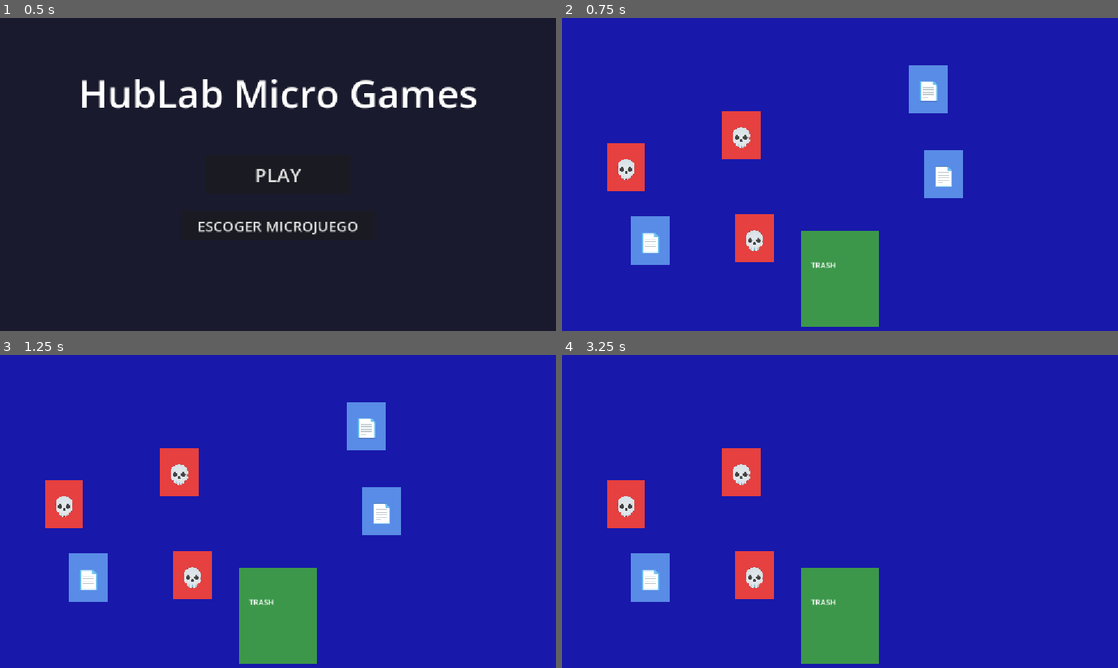
Above: before the commit, frames 1-4 (two rows, left to right).
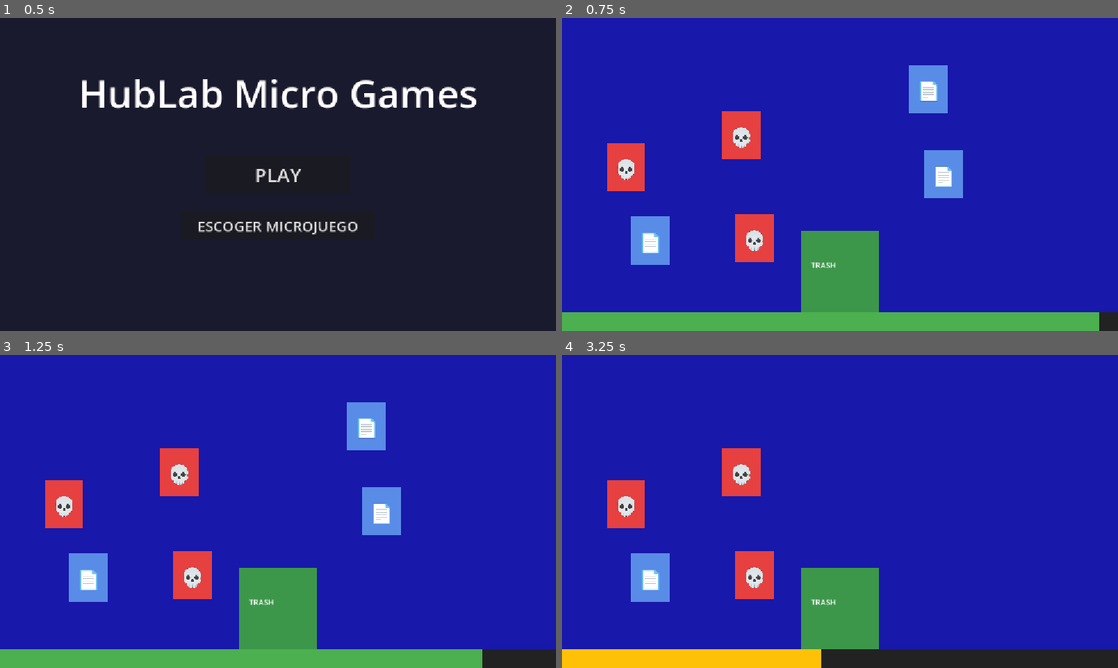
Above: after the commit, the same moments.

Repository: Vigoreum/prototype
Game: Godot game, scene res://menus/main_menu.tscn
Two runs of this game, one before a commit and one after it. Both use one fixed random seed, a clock stepped at 60 frames per second and the inputs below.
Inputs (mouse positions are in pixels of both pictures, inside the frame that each line leads up to):
- Up to frame 1 (0.5 s): no input
- Up to frame 2 (0.75 s): click "PLAY" at 0.5 s
- Up to frame 3 (1.25 s): no input
- Up to frame 4 (3.25 s): drag from (945, 511) to (840, 614) at 1.27 s; drag from (928, 426) to (840, 614) at 2.02 s; move the mouse to (650, 577) at 2.77 s; hold Space (space_bar) from 2.78 s (still down); click (650, 577) at 2.92 s

Frame 1 is identical in both runs. In frame 2, 5.3% of the frame differs, in the area x 0-100%, y 94-100%; in frame 3, 5.3%; in frame 4, 6.0%.

Commit message:
add timer and play mode loop
- Add TimerBar UI scene with progress bar and color change
- Implement microgame loop in PLAY mode (auto-advance on timeout)
- GameManager handles play queue and microgame transitions
- Each microgame shows timer bar only in PLAY mode (not in selector)
- Default microgame duration: 5 seconds
- Color shifts green → yellow → red as time runs out

Diff:
--- a/autoloads/game_manager.gd
+++ b/autoloads/game_manager.gd
@@ -1,16 +1,16 @@
 extends Node
 
-# Lista de microjuegos disponibles. AJUSTA las rutas según tus archivos reales.
+# Lista de microjuegos disponibles
 const MICROGAME_SCENES: Array[String] = [
-	"res://microgames/usb/usb.tscn",           # USB!
-	"res://microgames/delete/delete.tscn",     # DELETE!
-	"res://microgames/draw/draw.tscn"          # DRAW!
-	# Si tienes WAKE UP! como escena, agrégala aquí
+	"res://microgames/usb/usb.tscn",
+	"res://microgames/delete/delete.tscn",
+	"res://microgames/draw/draw.tscn"
 ]
-
 
 const MAIN_MENU_SCENE: String = "res://menus/main_menu.tscn"
 
+# Duración de cada microjuego en segundos (Opción A: todos igual)
+const MICROGAME_DURATION: float = 5.0
 
 # Estado del modo PLAY
 var play_queue: Array[String] = []
@@ -31,7 +31,7 @@
 	get_tree().change_scene_to_file(scene_path)
 
 
-# Llamada por cada microjuego cuando termina (o cuando el jugador presiona ESC)
+# Llamada por cada microjuego cuando termina (timer agotado o jugador gana)
 func microgame_finished() -> void:
 	if is_in_play_mode and not play_queue.is_empty():
 		_load_next_microgame()
@@ -39,11 +39,16 @@
 		return_to_main_menu()
 
 
-# Llamada cuando se vuelve al menú manualmente
+# Llamada cuando se vuelve al menú manualmente (ESC)
 func return_to_main_menu() -> void:
 	is_in_play_mode = false
 	play_queue.clear()
 	get_tree().change_scene_to_file(MAIN_MENU_SCENE)
+
+
+# Devuelve la duración configurada para los microjuegos
+func get_microgame_duration() -> float:
+	return MICROGAME_DURATION
 
 
 func _load_next_microgame() -> void:
--- /dev/null
+++ b/menus/timer_bar.gd
@@ -0,0 +1,54 @@
+extends Control
+
+signal time_up
+
+@onready var fill: ColorRect = $Fill
+
+var duration: float = 5.0
+var time_remaining: float = 5.0
+var is_running: bool = false
+
+
+func _ready() -> void:
+	# Asegurar que la barra empieza llena
+	_update_visual()
+
+
+func start(time_seconds: float) -> void:
+	duration = time_seconds
+	time_remaining = time_seconds
+	is_running = true
+	_update_visual()
+
+
+func stop() -> void:
+	is_running = false
+
+
+func _process(delta: float) -> void:
+	if not is_running:
+		return
+
+	time_remaining -= delta
+
+	if time_remaining <= 0:
+		time_remaining = 0
+		is_running = false
+		_update_visual()
+		time_up.emit()
+	else:
+		_update_visual()
+
+
+func _update_visual() -> void:
+	# La barra se reduce de derecha a izquierda
+	var progress: float = time_remaining / duration
+	fill.size.x = size.x * progress
+
+	# Cambiar color según el tiempo restante (opcional, queda bonito)
+	if progress > 0.5:
+		fill.color = Color("#4CAF50")  # verde
+	elif progress > 0.25:
+		fill.color = Color("#FFC107")  # amarillo
+	else:
+		fill.color = Color("#F44336")  # rojo
--- /dev/null
+++ b/menus/timer_bar.tscn
@@ -0,0 +1,29 @@
+[gd_scene format=3 uid="uid://cppr6rybye4mh"]
+
+[ext_resource type="Script" uid="uid://dhxae0rtjndus" path="res://menus/timer_bar.gd" id="1_cekmk"]
+
+[node name="TimerBar" type="Control" unique_id=2116983446]
+layout_mode = 3
+anchors_preset = 12
+anchor_top = 1.0
+anchor_right = 1.0
+anchor_bottom = 1.0
+offset_top = -40.0
+grow_horizontal = 2
+grow_vertical = 0
+script = ExtResource("1_cekmk")
+
+[node name="Background" type="ColorRect" parent="." unique_id=118702556]
+layout_mode = 1
+anchors_preset = 15
+anchor_right = 1.0
+anchor_bottom = 1.0
+grow_horizontal = 2
+grow_vertical = 2
+color = Color(0.13333334, 0.13333334, 0.13333334, 1)
+
+[node name="Fill" type="ColorRect" parent="." unique_id=1144975419]
+layout_mode = 0
+offset_right = 40.0
+offset_bottom = 40.0
+color = Color(0.29803923, 0.6862745, 0.3137255, 1)
--- a/microgames/delete/delete.gd
+++ b/microgames/delete/delete.gd
@@ -6,6 +6,7 @@
 const SPAWN_AREA_MAX: Vector2 = Vector2(900, 480)
 const MIN_DISTANCE_BETWEEN_FILES: float = 110.0
 const TRASH_SPAWN_MARGIN: float = 80.0
+const TimerBarScene: PackedScene = preload("res://menus/timer_bar.tscn")
 
 @onready var trash_can: Area2D = $TrashCan
 @onready var files_container: Node2D = $FilesContainer
@@ -14,12 +15,25 @@
 
 # Estado global: indica si hay algún archivo siendo arrastrado
 var any_file_grabbed: bool = false
-
+var timer_bar: Control = null
 
 func _ready() -> void:
 	randomize()
 	_spawn_files()
+	if GameManager.is_in_play_mode:
+		_setup_timer_bar()
 
+
+func _setup_timer_bar() -> void:
+	timer_bar = TimerBarScene.instantiate()
+	var canvas: CanvasLayer = CanvasLayer.new()
+	add_child(canvas)
+	canvas.add_child(timer_bar)
+	timer_bar.time_up.connect(_on_time_up)
+	timer_bar.start(GameManager.get_microgame_duration())
+
+func _on_time_up() -> void:
+	GameManager.microgame_finished()
 
 func _spawn_files() -> void:
 	var spawned_positions: Array[Vector2] = []
--- a/microgames/draw/draw.gd
+++ b/microgames/draw/draw.gd
@@ -1,5 +1,27 @@
 extends Node2D
 
+const TimerBarScene: PackedScene = preload("res://menus/timer_bar.tscn")
+var timer_bar: Control = null
+
+
+func _ready() -> void:
+	if GameManager.is_in_play_mode:
+		_setup_timer_bar()
+
+
+func _setup_timer_bar() -> void:
+	timer_bar = TimerBarScene.instantiate()
+	var canvas: CanvasLayer = CanvasLayer.new()
+	add_child(canvas)
+	canvas.add_child(timer_bar)
+	timer_bar.time_up.connect(_on_time_up)
+	timer_bar.start(GameManager.get_microgame_duration())
+
+
+func _on_time_up() -> void:
+	GameManager.microgame_finished()
+
+
 func _unhandled_input(event: InputEvent) -> void:
-	if event.is_action_pressed("ui_cancel"):  # ui_cancel = tecla ESC por defecto
+	if event.is_action_pressed("ui_cancel"):
 		GameManager.return_to_main_menu()
--- a/microgames/usb/usb_microgame.gd
+++ b/microgames/usb/usb_microgame.gd
@@ -1,6 +1,28 @@
 extends Node2D
+
+const TimerBarScene: PackedScene = preload("res://menus/timer_bar.tscn")
+var timer_bar: Control = null
+
+
+func _ready() -> void:
+	if GameManager.is_in_play_mode:
+		_setup_timer_bar()
+
+
+func _setup_timer_bar() -> void:
+	timer_bar = TimerBarScene.instantiate()
+	# Agregar la barra como hijo de un CanvasLayer para que se vea sobre todo
+	var canvas: CanvasLayer = CanvasLayer.new()
+	add_child(canvas)
+	canvas.add_child(timer_bar)
+	timer_bar.time_up.connect(_on_time_up)
+	timer_bar.start(GameManager.get_microgame_duration())
+
+
+func _on_time_up() -> void:
+	GameManager.microgame_finished()
 
 
 func _unhandled_input(event: InputEvent) -> void:
-	if event.is_action_pressed("ui_cancel"):  # ui_cancel = tecla ESC por defecto
+	if event.is_action_pressed("ui_cancel"):
 		GameManager.return_to_main_menu()
Not shown, added: menus/timer_bar.gd.uid
